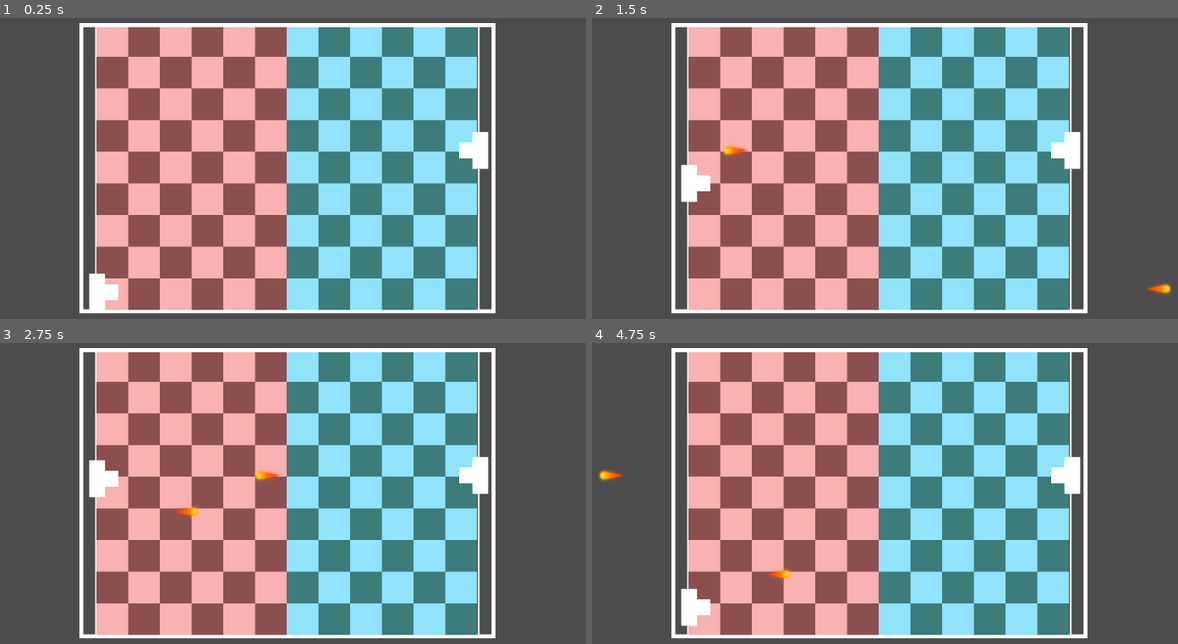
Above: before the commit, frames 1-4 (two rows, left to right).
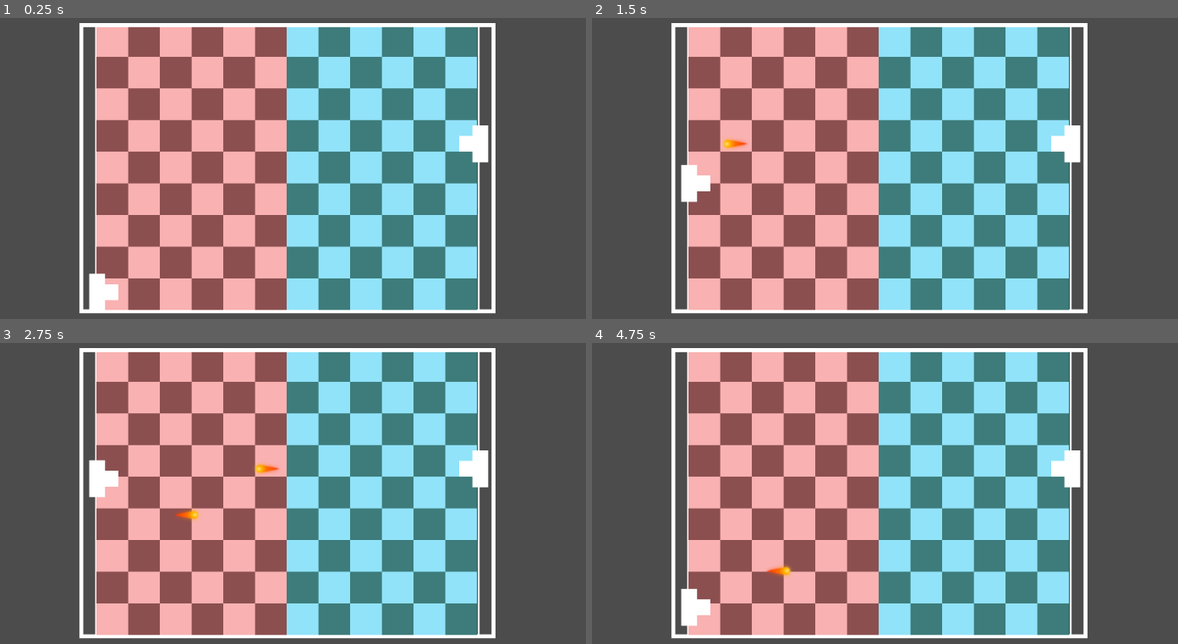
Above: after the commit, the same moments.

Repository: Raelr/dd-pong-invaders
Game: Godot game, scene res://scenes/Main.tscn
The game is run twice, just before and just after one commit, with the same random seed, the same clock (stepped at 60 frames per second) and the same inputs.
Inputs (mouse positions are in pixels of both pictures, inside the frame that each line leads up to):
- Up to frame 1 (0.25 s): no input
- Up to frame 2 (1.5 s): tap Enter at 0.5 s; move the mouse to (1025, 150) at 0.52 s; hold W 0.53-1.28 s; hold F 0.53-1.28 s; click (1025, 150) at 0.67 s; tap H at 0.8, 1.35 s; move the mouse to (738, 189) at 1.27 s; hold S from 1.28 s (still down)
- Up to frame 3 (2.75 s): tap F at 1.55 s; move the mouse to (351, 409) at 2.02 s; release S at 2.03 s; hold W from 2.03 s (still down); hold F from 2.03 s (still down); tap H at 2.3 s
- Up to frame 4 (4.75 s): move the mouse to (843, 574) at 2.77 s; release F at 2.78 s; tap H at 2.85, 3.8 s; click (843, 574) at 2.92 s; tap F at 3.05, 4.55 s; move the mouse to (1078, 553) at 3.52 s; release W at 3.53 s; hold E 3.53-4.28 s; hold S from 3.53 s (still down); move the mouse to (674, 436) at 4.27 s; tap O at 4.35 s

The runs differ from the first frame. In frame 1, 0.2% of the frame differs, in the area x 78-84%, y 35-51%; in frame 2, 0.5%; in frame 3, 0.5%, in the area x 29-84%, y 35-59%; in frame 4, 0.5%.

Commit message:
Added bullet collison

Diff:
--- a/scenes/Bullet.tscn
+++ b/scenes/Bullet.tscn
@@ -14,3 +14,4 @@
 
 [node name="Sprite" type="Sprite" parent="."]
 texture = ExtResource( 2 )
+[connection signal="area_entered" from="." to="." method="_on_Bullet_area_entered"]
--- a/scenes/Main.tscn
+++ b/scenes/Main.tscn
@@ -15,6 +15,6 @@
 update = true
 
 [node name="PlayerTwo" parent="." instance=ExtResource( 2 )]
-position = Vector2( 799.479, 269.948 )
+position = Vector2( 799.479, 259.948 )
 texture = ExtResource( 3 )
 update = true
--- a/scenes/Player.tscn
+++ b/scenes/Player.tscn
@@ -12,8 +12,9 @@
 script = ExtResource( 2 )
 playerTextures = [ ExtResource( 1 ), ExtResource( 3 ) ]
 
-[node name="Area2D" type="Area2D" parent="."]
+[node name="Player2D" type="Area2D" parent="."]
 
-[node name="CollisionShape2D" type="CollisionShape2D" parent="Area2D"]
+[node name="CollisionShape2D" type="CollisionShape2D" parent="Player2D"]
 scale = Vector2( 0.7, 0.8 )
 shape = SubResource( 1 )
+[connection signal="area_entered" from="Player2D" to="." method="_on_Player2D_area_entered"]
--- a/scripts/Bullet.gd
+++ b/scripts/Bullet.gd
@@ -3,16 +3,37 @@
 export(int) var Speed = 1000
 
 var speed = 750
+var player
 
-func start(pos, dir):
+func start(pos, dir, playerNumber):
 	rotation = dir
 	position = pos
+	player = playerNumber
 
 func _physics_process(delta):
 	position += Vector2(
 		cos(rotation) * speed * delta,
 		sin(rotation) * speed * delta
 	)
+	if (player == "playerOne"):
+		if (position.x > 830):
+			print("scored player 2")
+			self.queue_free()
+	else:
+		if (position.x < 200):
+			print("scored player 1")
+			self.queue_free()
 
 func _on_Bullet_body_enter(body):
 	print("yes")
+
+func isBullet():
+	return true
+
+func getBulletOwner():
+	return player
+
+
+func _on_Bullet_area_entered(area):
+	print("disappear")
+	pass # Replace with function body.
--- a/scripts/Player.gd
+++ b/scripts/Player.gd
@@ -9,13 +9,15 @@
 
 var Bullet = preload("res://scenes/Bullet.tscn")
 var canShoot = true
+var isPlayerOneStunned = false
+var isPlayerTwoStunned = false
 
 func _ready():
 	pass
 
 func _process(delta):
 	control_player(delta)
-	catchUserShootInput()
+
 
 	if update:
 		if Engine.editor_hint:
@@ -24,24 +26,24 @@
 func catchUserShootInput():
 	if (is_player_one):
 		if Input.is_key_pressed(KEY_F):
-			debounceShot(0)
+			debounceShot(0, "playerOne")
 	else:
 		if Input.is_key_pressed(KEY_H):
-			debounceShot(PI)
+			debounceShot(PI, "playerTwo")
 
-func debounceShot(angle):
+func debounceShot(angle, player):
 	if canShoot:
-		shootBullet(angle)
+		shootBullet(angle, player)
 
 		var recoilTimer = recoilTimer(1, "onRecoilTimerStopped")
 		recoilTimer.start()
 		canShoot = false
 
 
-func shootBullet(angle):
+func shootBullet(angle, player):
 	var bullet = Bullet.instance()
 
-	bullet.start(global_position, angle)
+	bullet.start(global_position, angle, player)
 
 	get_parent().add_child(bullet)
 
@@ -49,14 +51,16 @@
 	canShoot = true
 
 func control_player(delta):
-	if (is_player_one):
+	if (is_player_one and !isPlayerOneStunned):
+		catchUserShootInput()
 		if Input.is_key_pressed(KEY_W) and not Input.is_key_pressed(KEY_S):
 			if (self.position.y > 111.373):
 				self.position.y -= 5
 		elif Input.is_key_pressed(KEY_S) and not Input.is_key_pressed(KEY_W):
 			if (self.position.y < 483.579):
 				self.position.y += 5
-	else:
+	elif (!is_player_one and !isPlayerTwoStunned):
+		catchUserShootInput()
 		if Input.is_key_pressed(KEY_I) and not Input.is_key_pressed(KEY_K):
 			if (self.position.y > 111.373):
 				self.position.y -= 5
@@ -74,3 +78,25 @@
 	self.add_child(timer)
 
 	return timer
+
+
+func _on_Player2D_area_entered(area):
+	if (is_player_one):
+		if (area.isBullet() and area.getBulletOwner() == "playerTwo"):
+			var timer = recoilTimer(2, "playerOneRecovered")
+			timer.start()
+			isPlayerOneStunned = true
+			area.queue_free()
+	else:
+		if (area.isBullet() and area.getBulletOwner() == "playerOne"):
+			var timer = recoilTimer(2, "playerTwoRecovered")
+			timer.start()
+			isPlayerTwoStunned = true
+			area.queue_free()
+	pass # Replace with function body.
+
+func playerOneRecovered():
+	isPlayerOneStunned = false
+
+func playerTwoRecovered():
+	isPlayerTwoStunned = false
